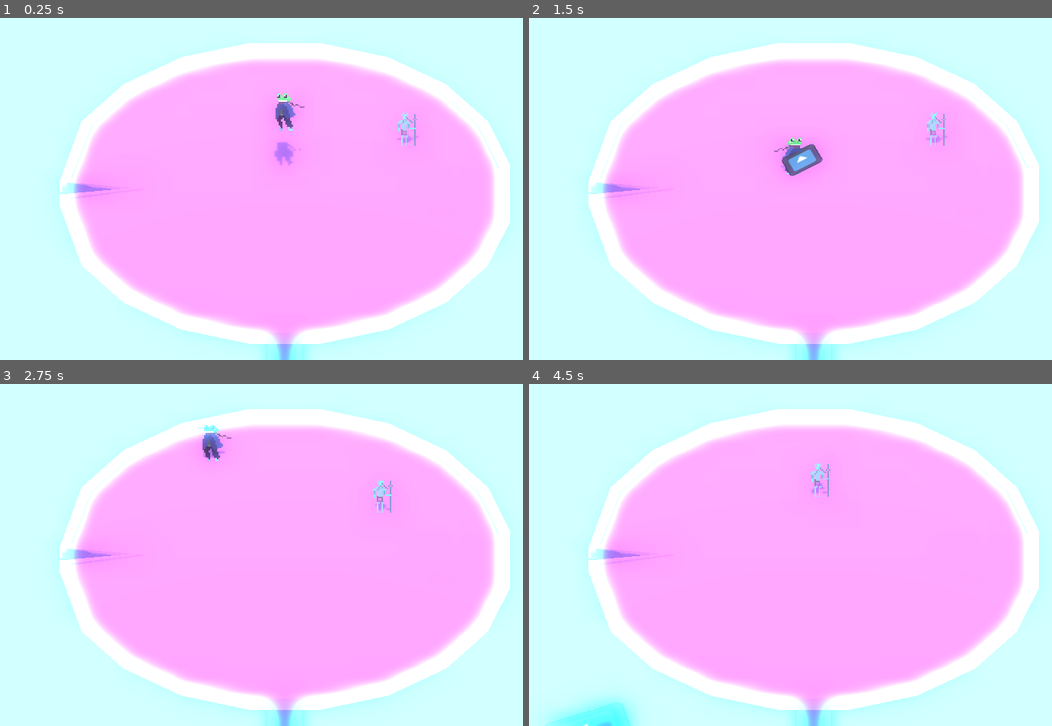
Above: before the commit, frames 1-4 (two rows, left to right).
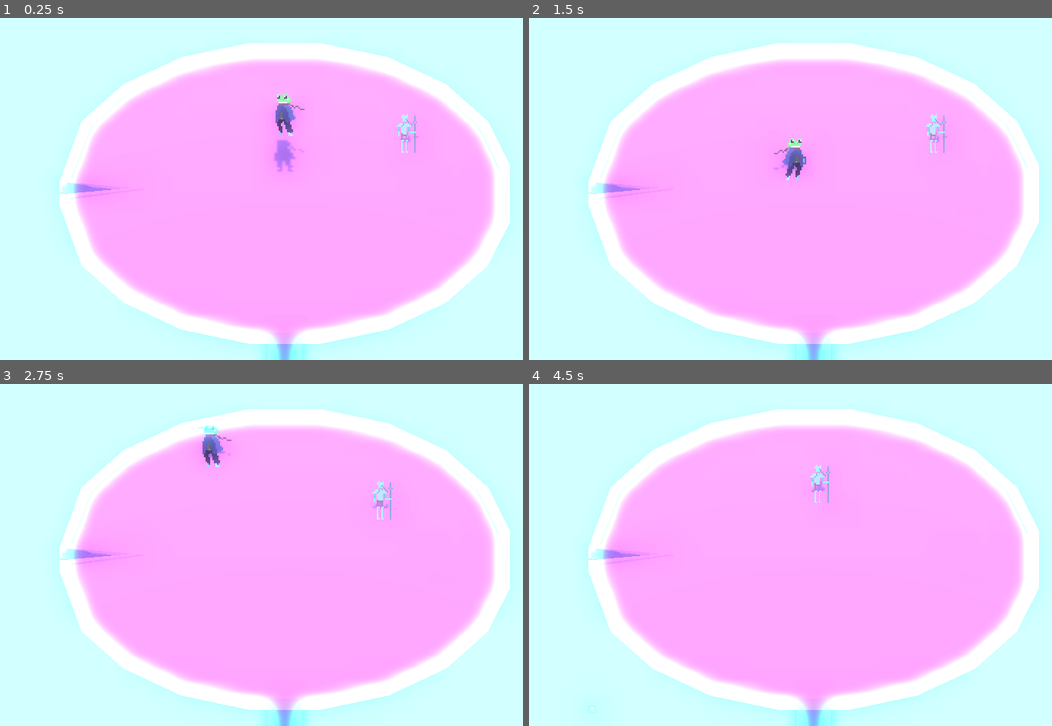
Above: after the commit, the same moments.

Repository: Brainthread/FrogGame
Game: Godot game, scene res://scenes/test.tscn
Two runs of this game, one before a commit and one after it. Both use one fixed random seed, a clock stepped at 60 frames per second and the inputs below. The engine's default icon, where the game draws it, is replaced by a stand-in: a white triangle on a blue panel in a dark square.
Inputs (mouse positions are in pixels of both pictures, inside the frame that each line leads up to):
- Up to frame 1 (0.25 s): no input
- Up to frame 2 (1.5 s): move the mouse to (785, 257) at 0.52 s; hold Up (up) from 0.53 s (still down); click (785, 257) at 0.6 s; tap Space (jump) at 0.77 s; move the mouse to (994, 240) at 1.27 s; right-click (994, 240) at 1.35 s
- Up to frame 3 (2.75 s): tap Space (jump) at 1.52 s; move the mouse to (104, 503) at 2.02 s; release Up (up) at 2.03 s; hold A (left) from 2.03 s (still down); click (104, 503) at 2.1 s
- Up to frame 4 (4.5 s): move the mouse to (842, 555) at 2.77 s; right-click (842, 555) at 2.85 s; tap Space (jump) at 3.02, 3.77 s; move the mouse to (722, 469) at 3.52 s; release A (left) at 3.53 s; hold S (down) 3.53-4.28 s; click (722, 469) at 3.6 s; move the mouse to (947, 537) at 4.27 s; hold D (right) from 4.28 s (still down); right-click (947, 537) at 4.35 s

The runs differ from the first frame. In frame 1, 0.4% of the frame differs, in the area x 52-80%, y 22-45%; in frame 2, 0.7%; in frame 3, 0.4%; in frame 4, 1.2%, in the area x 2-58%, y 23-100%.

Commit message:
Modify visuals

Diff:
--- a/scenes/test.tscn
+++ b/scenes/test.tscn
@@ -16,6 +16,7 @@
 [ext_resource type="Script" uid="uid://c4mpe0vm2olow" path="res://scripts/tongue_attack_handler.gd" id="10_xrtyr"]
 [ext_resource type="Texture2D" uid="uid://bf5ar4mkltuns" path="res://icon.svg" id="11_daiq8"]
 [ext_resource type="Script" uid="uid://b03jolxit32hw" path="res://scripts/damage_manager.gd" id="12_7mbro"]
+[ext_resource type="Texture2D" uid="uid://ys2vv7uhhv5b" path="res://sprite/tongue.png" id="14_5f8cm"]
 [ext_resource type="Script" uid="uid://bf450ln32ku7q" path="res://scripts/simple_huntstate.gd" id="14_ff6ho"]
 [ext_resource type="Script" uid="uid://yfk7mr61a5eo" path="res://scripts/character_physics_body.gd" id="14_si7kk"]
 [ext_resource type="Script" uid="uid://b7n7c2ns6dass" path="res://scripts/imports/FiniteStateMachine.gd" id="15_5jxlq"]
@@ -29,7 +30,7 @@
 height = 1.3397183
 
 [sub_resource type="Curve" id="Curve_at5dv"]
-_data = [Vector2(0, 0.33786076), 0.0, 0.0, 0, 0, Vector2(0.054347828, 1), 0.0, 0.0, 0, 0, Vector2(0.58399993, 0.18336165), -0.9737341, -0.9737341, 0, 0, Vector2(1, 0), 0.0, 0.0, 0, 0]
+_data = [Vector2(0, 0.33786076), 0.0, 0.0, 0, 0, Vector2(0.08399999, 0.9558573), 0.0, 0.0, 0, 0, Vector2(0.268, 0.22750425), -0.9737341, -0.9737341, 0, 0, Vector2(1, 0), 0.0, 0.0, 0, 0]
 point_count = 4
 
 [sub_resource type="BoxShape3D" id="BoxShape3D_uacia"]
@@ -182,6 +183,7 @@
 [node name="SpecialHandler" type="Node3D" parent="Character/Systems"]
 
 [node name="TongueAttackHandler" type="Node3D" parent="Character/Systems/SpecialHandler" node_paths=PackedStringArray("tongue_hitbox", "tongue_tip_node", "tongue_line_node", "state_manager", "state_machine_state")]
+transform = Transform3D(1, 0, 0, 0, 0.99999994, 0, 0, 0, 0.99999994, 0, 0, 0)
 script = ExtResource("10_xrtyr")
 tongue_hitbox = NodePath("TonguePoint/Hitbox")
 retraction_speed = 16.0
@@ -191,13 +193,14 @@
 state_machine_state = NodePath("../../StateMachine/TongueAttackHeavy")
 
 [node name="Sprite3D" type="Sprite3D" parent="Character/Systems/SpecialHandler/TongueAttackHandler"]
-transform = Transform3D(1, 0, 0, 0, -4.371139e-08, -1, 0, 1, -4.371139e-08, 0, 0, 0)
-texture = ExtResource("11_daiq8")
+transform = Transform3D(5, 0, 0, 0, 3.8302221, 3.2139378, 0, -3.2139378, 3.8302221, 0, 0, 0)
+texture_filter = 0
+texture = ExtResource("14_5f8cm")
 
 [node name="TonguePoint" type="Node3D" parent="Character/Systems/SpecialHandler/TongueAttackHandler"]
 
 [node name="Sprite3D" type="Sprite3D" parent="Character/Systems/SpecialHandler/TongueAttackHandler/TonguePoint"]
-transform = Transform3D(0.2, 0, 0, 0, 0.04158233, -0.19562952, 0, 0.19562952, 0.04158233, 0, 0, 0)
+transform = Transform3D(0.2, 0, 0, 0, 0.15320887, 0.1285575, 0, -0.1285575, 0.15320887, 0, 0, 0)
 texture = ExtResource("11_daiq8")
 
 [node name="Hitbox" type="Area3D" parent="Character/Systems/SpecialHandler/TongueAttackHandler/TonguePoint"]
@@ -215,15 +218,15 @@
 [node name="Slash-fx" type="Node3D" parent="Character/Visual"]
 
 [node name="Node3D" type="Node3D" parent="Character/Visual/Slash-fx"]
-transform = Transform3D(0.97814757, 0.20791169, 0, -0.20791169, 0.97814757, 0, 0, 0, 1, 0, 0, 0)
+transform = Transform3D(0.9999999, 0, 0, 0, 0.9999999, 0, 0, 0, 0.99999994, 0, 0, 0)
 
 [node name="Sprite3D" type="Sprite3D" parent="Character/Visual/Slash-fx/Node3D"]
-transform = Transform3D(6.461188e-07, -4.8907385, -1.0395584, 9.088107e-08, -1.0395584, 4.8907385, -5, -6.508949e-07, -4.544054e-08, 0.57455003, -0.002635479, 0)
+transform = Transform3D(-2.1855695e-07, -5.0000005, 2.1855696e-07, 1.9106854e-14, 2.1855696e-07, 5.0000005, -5, 2.1855696e-07, 9.553428e-15, 0.57455003, -0.002635479, 0)
 texture_filter = 0
 texture = ExtResource("7_jcd4p")
 
 [node name="Sprite3D" type="Sprite3D" parent="Character/Visual"]
-transform = Transform3D(5, 0, 0, 0, 4.890738, 1.0395585, 0, -1.0395585, 4.890738, -0.0842151, 0.04693842, -8.31124e-09)
+transform = Transform3D(5, 0, 0, 0, 3.8302221, 3.2139378, 0, -3.2139378, 3.8302221, -0.0842151, -0.08068371, -8.31124e-09)
 shaded = true
 alpha_cut = 2
 texture_filter = 0
@@ -254,7 +257,7 @@
 skeleton = NodePath("../..")
 
 [node name="Sprite3D" type="Sprite3D" parent="Mosquitoknight/Visual"]
-transform = Transform3D(5, 0, 0, 0, 4.890738, 1.0395585, 0, -1.0395585, 4.890738, -0.084215164, 0.04693839, 0)
+transform = Transform3D(5, 0, 0, 0, 3.8302221, 3.2139378, 0, -3.2139378, 3.8302221, -0.084215164, -0.103452265, 0)
 shaded = true
 alpha_cut = 2
 texture_filter = 0
@@ -328,6 +331,7 @@
 transform = Transform3D(1, 0, 0, 0, 0.7660444, 0.6427875, 0, -0.6427875, 0.7660444, 0, 9.191, 12.335)
 projection = 1
 current = true
+fov = 44.9
 size = 11.849
 far = 30.64
 
--- a/scripts/tongue_attack_handler.gd
+++ b/scripts/tongue_attack_handler.gd
@@ -58,9 +58,8 @@
 	var dir2 = Vector2(dir.x, dir.z).normalized()
 	var id = Vector2.RIGHT.normalized()
 	var z_angle = (id).angle_to(dir2)+PI/2
-	print(rad_to_deg(z_angle))
 	tongue_line_node.global_position = (dir)/2 + self.global_position
-	tongue_line_node.global_rotation = Vector3(90, 0, z_angle)
+	tongue_line_node.rotation = Vector3(90, 0, z_angle)
 	tongue_line_node.scale = Vector3(1.0, dir.length(), 1.0)
 	if not usable:
 		_start_retracting()
Not shown: 1 places in scenes/test.tscn that only renumber resources
Binary file added: sprite/tongue.png
Not shown, added: sprite/tongue.png.import
